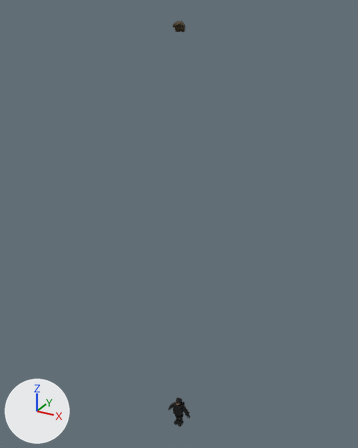
The glTF model assets/characters/kid_cardboard.glb as it was, and as the next commit left it.
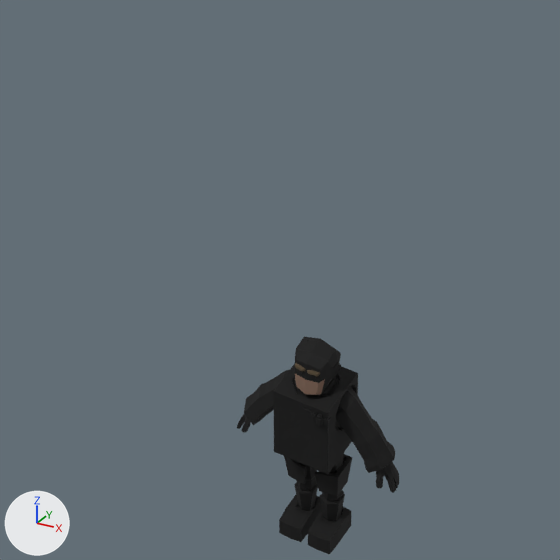
The first picture shows the older version from a 50 mm lens placed at (6.55, -11.9, 13.83), pointed at (-0.2, 0.37, 7.69). The close-ups show the older and then the newer version on the part from 38% to 59% of the width and 79% to 96% of the height of that picture. Only the edits that show in the close-ups are written down. The lights are fixed; the arrows at lower left show +X, +Y and +Z. Where no turn or scale is listed for an object, it has been applied to the vertices.

In view in the first close-up: 'SM_Chr_Kid_Cardboard_Robot_01' and 1 more.
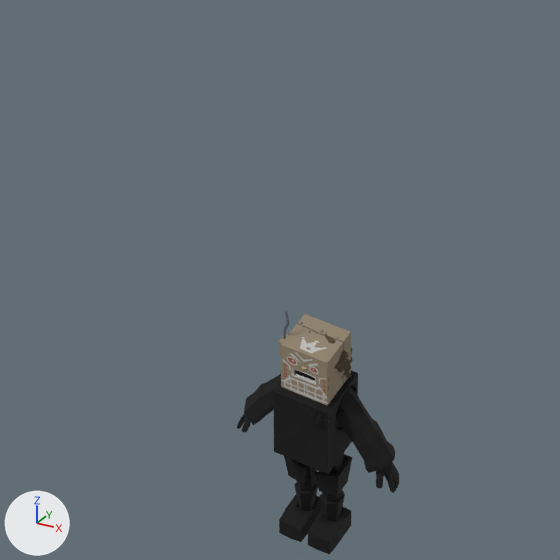
Edits to the bpy script that builds the scene:
```text
Add me_scene_001:
    me_scene_001.from_pydata(...)  # 59 vertices, 114 faces; spans x -0.156..0.127, y -0.126..0.109, z -0.062..0.36
    me_scene_001.materials.append(mat_amg_polygonkids_texture_01_a_001)  # picture img_polygonkids_texture_01_a
Add me_scene_002:
    me_scene_002.from_pydata(...)  # 268 vertices, 532 faces; spans x -0.173..0.16, y -0.13..0.185, z -0.071..0.212
    me_scene_002.materials.append(mat_amg_polygonkids_texture_01_a_001)  # picture img_polygonkids_texture_01_a
Add ob_sm_chr_attach_helmet_cardboard_robot_01:
    ob_sm_chr_attach_helmet_cardboard_robot_01 = bpy.data.objects.new('SM_Chr_Attach_Helmet_Cardboard_Robot_01', me_scene_001)
    ob_sm_chr_attach_helmet_cardboard_robot_01.location = (0.0, 0.006, 1.001)
Add ob_hair_sm_chr_hair_messy_01:
    ob_hair_sm_chr_hair_messy_01 = bpy.data.objects.new('HAIR_SM_Chr_Hair_Messy_01', me_scene_002)
    ob_hair_sm_chr_hair_messy_01.location = (0.0, 0.006, 1.001)
```

Boxes (x1, y1, x2, y2) around the edits, measured in the close-ups (560 x 560 px):
'SM_Chr_Attach_Helmet_Cardboard_Robot_01', added (brown): after (279, 310, 351, 406)
'HAIR_SM_Chr_Hair_Messy_01', added: after (303, 333, 353, 378)
